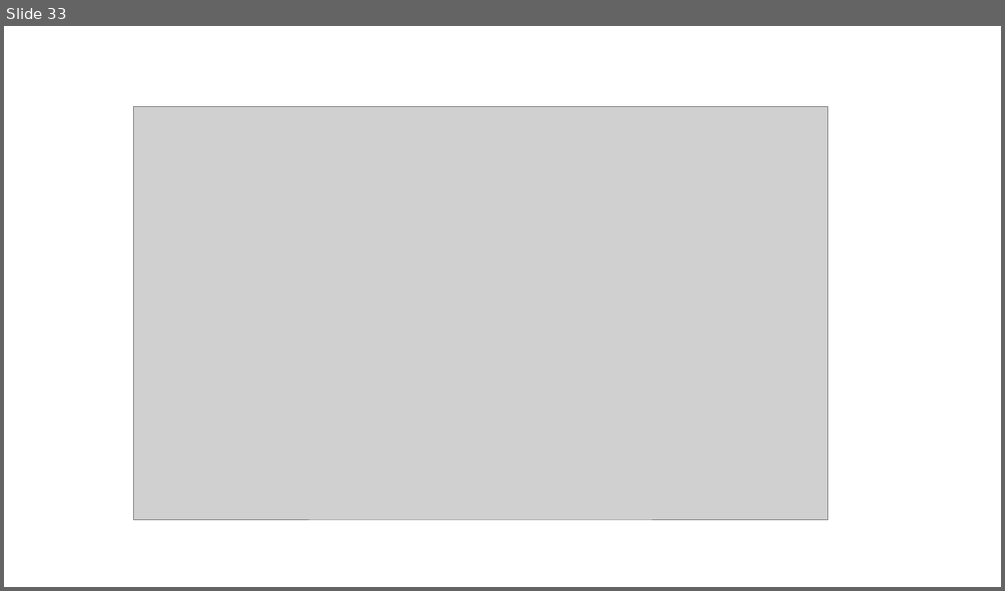
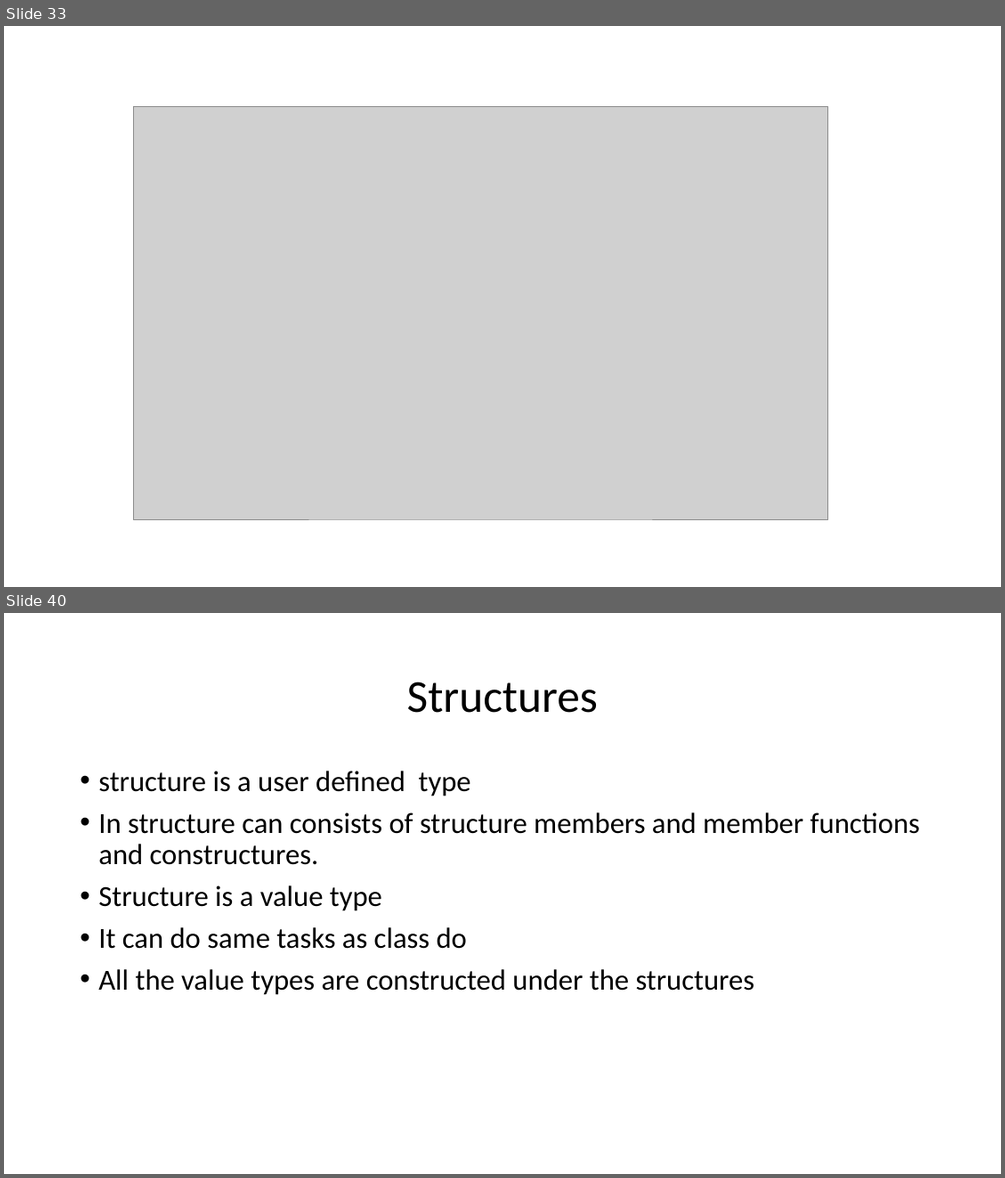
Before and after one commit to MadhuSudhan-Gangumolu/ppt, a slide deck: c#.pptx. Shown one above the other, each under a label of ours: slide 33 before the commit, slides 33 and 40 after it; the slides between them are not shown. The pictures are 1005x591 and 1005x1178 pixels, drawn with LibreOffice and Linux fonts; fonts in the diff are those of the drawing; grey boxes stand for pictures. Boxes give left, top, right and bottom in pixels: in the first picture for what was removed or moved away, otherwise in the second. Text is boxed around its words. In the diff, an @@ line names an element or a change of style, - is before the commit and + after.

```diff
--- a/c#.pptx
+++ b/c#.pptx
@@ slide 40 added at (4, 613, 1001, 1174), background #FFFFFF @@
@@ title added at (407, 682, 598, 713), 44 pt, text #000000 @@
+Structures
@@ text added at (98, 771, 920, 995), 28 pt, text #000000 @@
+• structure is a user defined type
+• In structure can consists of structure members and member functions and constructures.
+• Structure is a value type
+• It can do same tasks as class do
+• All the value types are constructed under the structures
```
Also in this commit, not shown: 7 other slides added, 1 slide removed.
